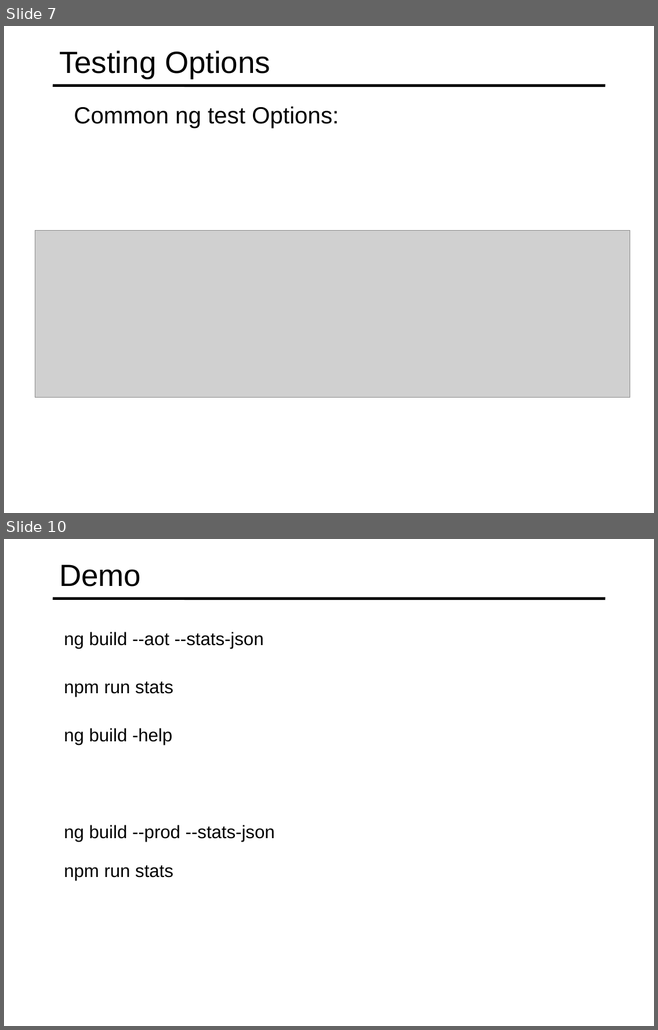
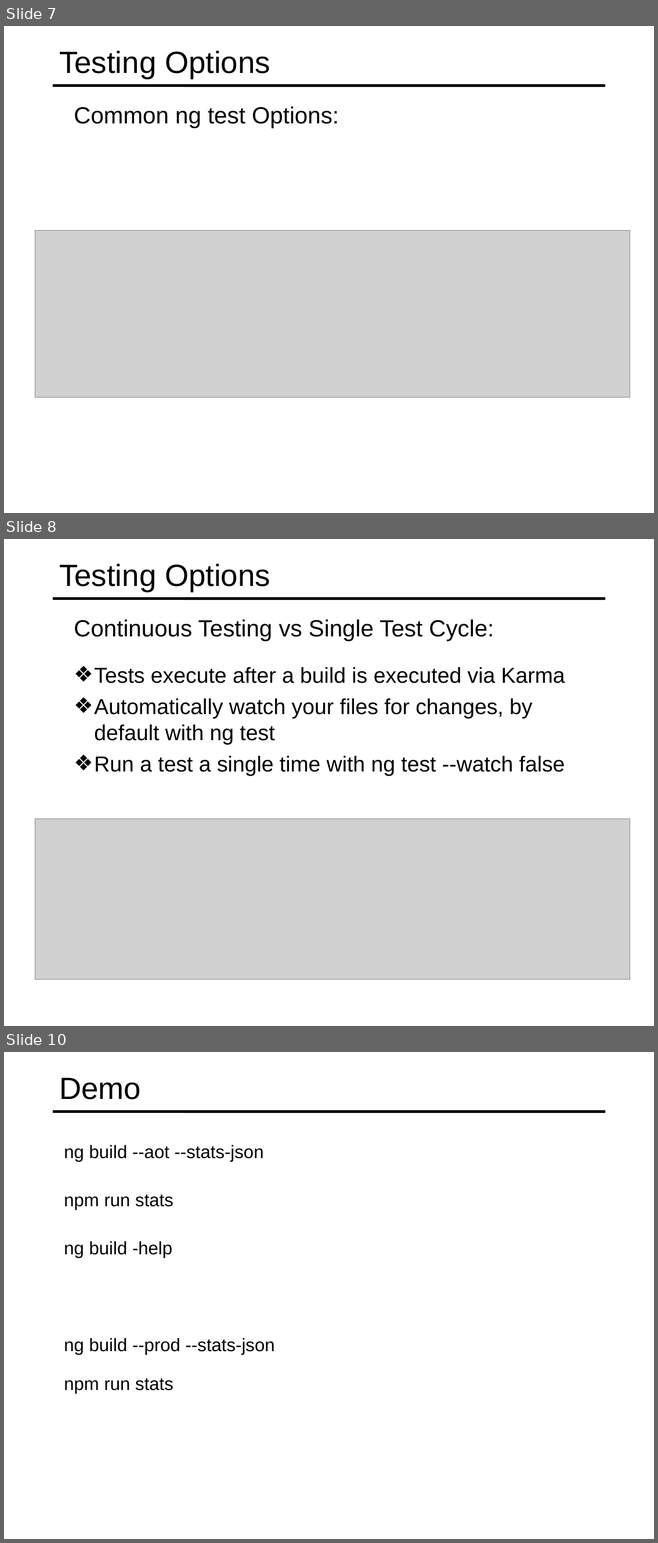
Before and after one commit to specter01wj/Jago_Link_Training, a slide deck: Angular/Angular7/Angular CLI/7.Running Unit and End to End Tests/L7_Running Unit and End to End Tests.ppt. Shown one above the other, each under a label of ours: slides 7 and 10 before the commit, slides 7, 8 and 10 after it; the slides between them are not shown. The pictures are 658x1030 and 658x1543 pixels, drawn with LibreOffice and Linux fonts; fonts in the diff are those of the drawing; grey boxes stand for pictures. Boxes give left, top, right and bottom in pixels: in the first picture for what was removed or moved away, otherwise in the second. Text is boxed around its words. In the diff, an @@ line names an element or a change of style, - is before the commit and + after.

```diff
--- a/Angular/Angular7/Angular CLI/7.Running Unit and End to End Tests/L7_Running Unit and End to End Tests.ppt
+++ b/Angular/Angular7/Angular CLI/7.Running Unit and End to End Tests/L7_Running Unit and End to End Tests.ppt
@@ slide 8 added at [4,539,654,1026], background #FFFFFF; not listed: 1 template element that a slide beside it also shows @@
@@ title added at [59,563,270,592], 34 pt, text #000000 @@
+Testing Options
@@ text added at [74,619,494,641], 25.9 pt, text #000000 @@
+  Continuous Testing vs Single Test Cycle:
@@ text added at [94,667,565,776], 24 pt, text #000000 @@
+  ❖ Tests execute after a build is executed via Karma
+  ❖ Automatically watch your files for changes, by default with ng test
+  ❖ Run a test a single time with ng test --watch false
@@ picture added at [35,819,630,979] @@
```
Also in this commit, not shown: 2 slides changed, 3 other slides added, 9 slides removed.
